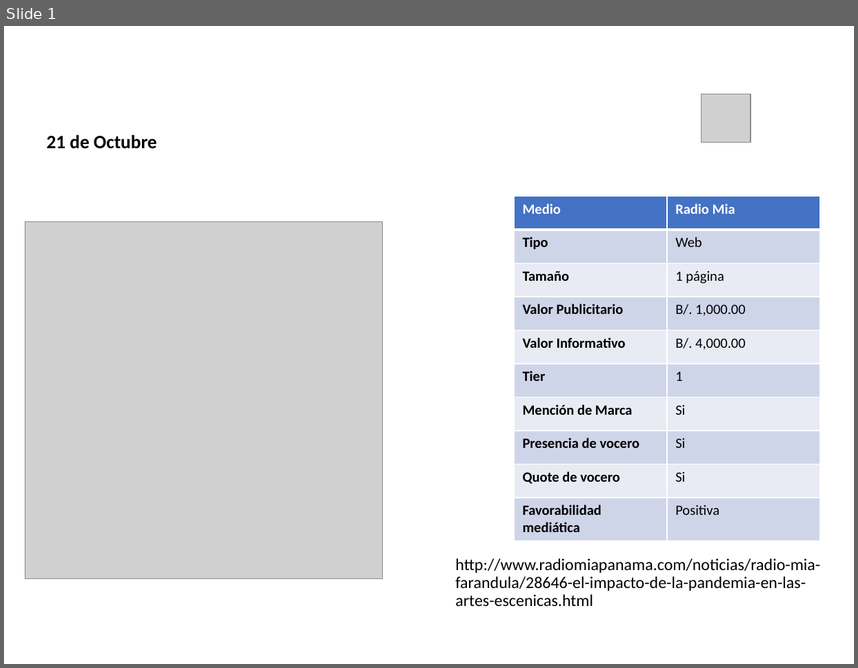
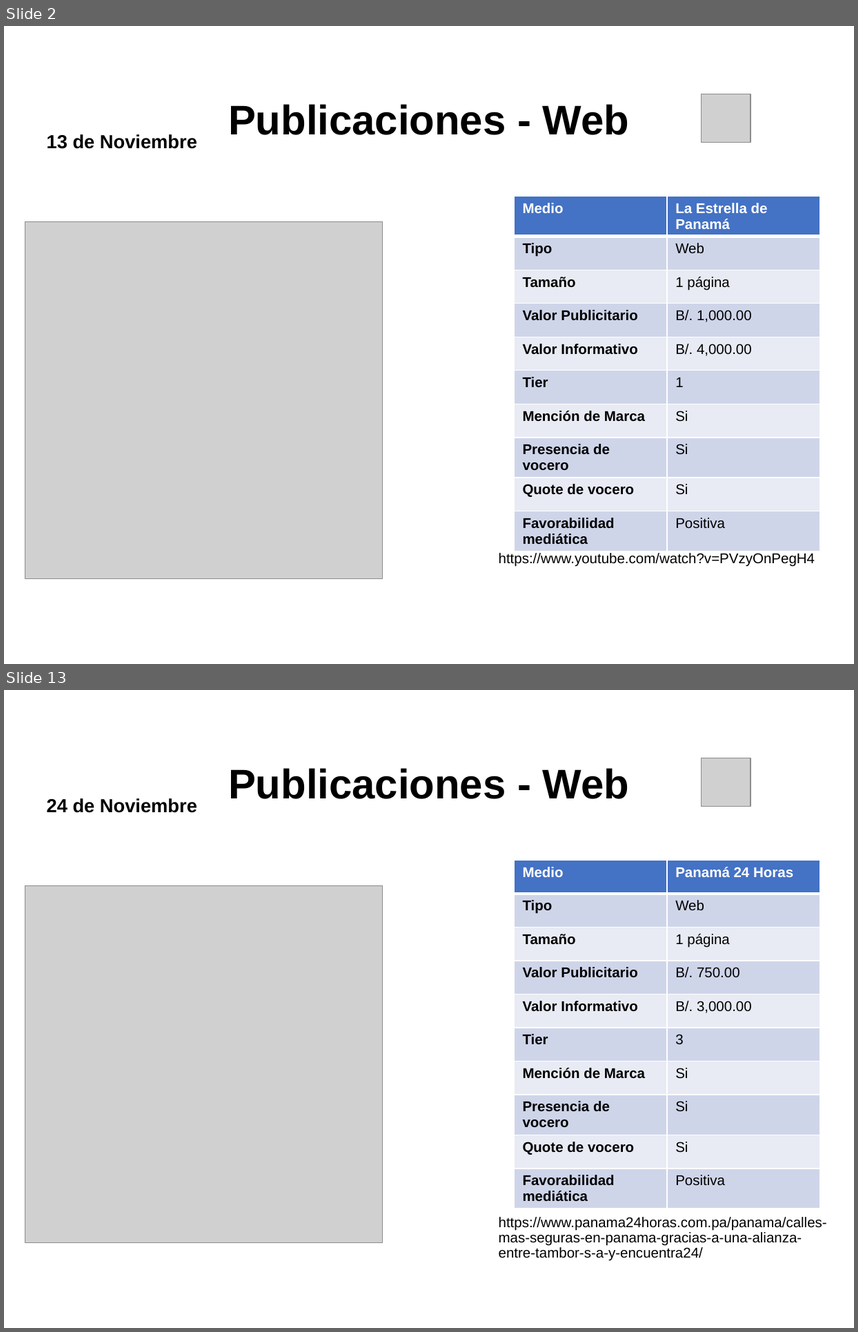
Before and after one commit to dgarci23/Report-Generator, a slide deck: Presentacion Terminada.pptx. Shown one above the other, each under a label of ours: slide 1 before the commit, slides 2 and 13 after it; the slides between them are not shown. The pictures are 858x668 and 858x1332 pixels, drawn with LibreOffice and Linux fonts; fonts in the diff are those of the drawing; grey boxes stand for pictures; background and template pictures are left out. Boxes give left, top, right and bottom in pixels: in the first picture for what was removed or moved away, otherwise in the second. Text is boxed around its words. In the diff, an @@ line names an element or a change of style, - is before the commit and + after.

```diff
--- a/Presentacion Terminada.pptx
+++ b/Presentacion Terminada.pptx
@@ slide 13 added at (4, 690, 854, 1328), background picture (left out) @@
@@ title added at (228, 768, 629, 799), 35 pt, text #000000, bold @@
+Publicaciones - Web
@@ picture added at (701, 758, 751, 807) @@
@@ text added at (47, 798, 197, 813), 16 pt, text #000000, bold @@
+24 de Noviembre
@@ table added at (514, 860, 820, 1204), 10 rows, 2 columns @@
+Medio | Panamá 24 Horas
+Tipo | Web
+Tamaño | 1 página
+Valor Publicitario | B/. 750.00
+Valor Informativo | B/. 3,000.00
+Tier | 3
+Mención de Marca | Si
+Presencia de vocero | Si
+Quote de vocero | Si
+Favorabilidad mediática | Positiva
@@ picture added at (25, 885, 382, 1243) @@
@@ text added at (499, 1216, 827, 1261), 12 pt, text #000000 @@
+https://www.panama24horas.com.pa/panama/calles-mas-seguras-en-panama-gracias-a-una-alianza-entre-tambor-s-a-y-encuentra24/
@@ what was slide 1 is now slide 2 @@
@@ slide 2 changed as well @@
@@ title "Publicaciones - Web": place and size @@
-title "Publicaciones - Web" at (125, 27, 682, 96)
+title "Publicaciones - Web" at (228, 104, 629, 135)
@@ title "Publicaciones - Web" at (228, 104, 629, 135): font Calibri to Arial, text colour #FFFFFF to #000000 @@
@@ text at (47, 134, 197, 149): text changed; font Calibri to Arial @@
-21 de Octubre
+13 de Noviembre
@@ table at (514, 196, 820, 547) @@
-row 1, column 2: Radio Mia
+row 1, column 2: La Estrella de Panamá
@@ font Calibri to Arial @@
@@ text at (499, 552, 815, 566): text changed; size 14 to 12 pt; font Calibri to Arial @@
-http://www.radiomiapanama.com/noticias/radio-mia-farandula/28646-el-impacto-de-la-pandemia-en-las-artes-escenicas.html
+https://www.youtube.com/watch?v=PVzyOnPegH4
```
Also in this commit, not shown: 2 other slides changed, 33 other slides added.
